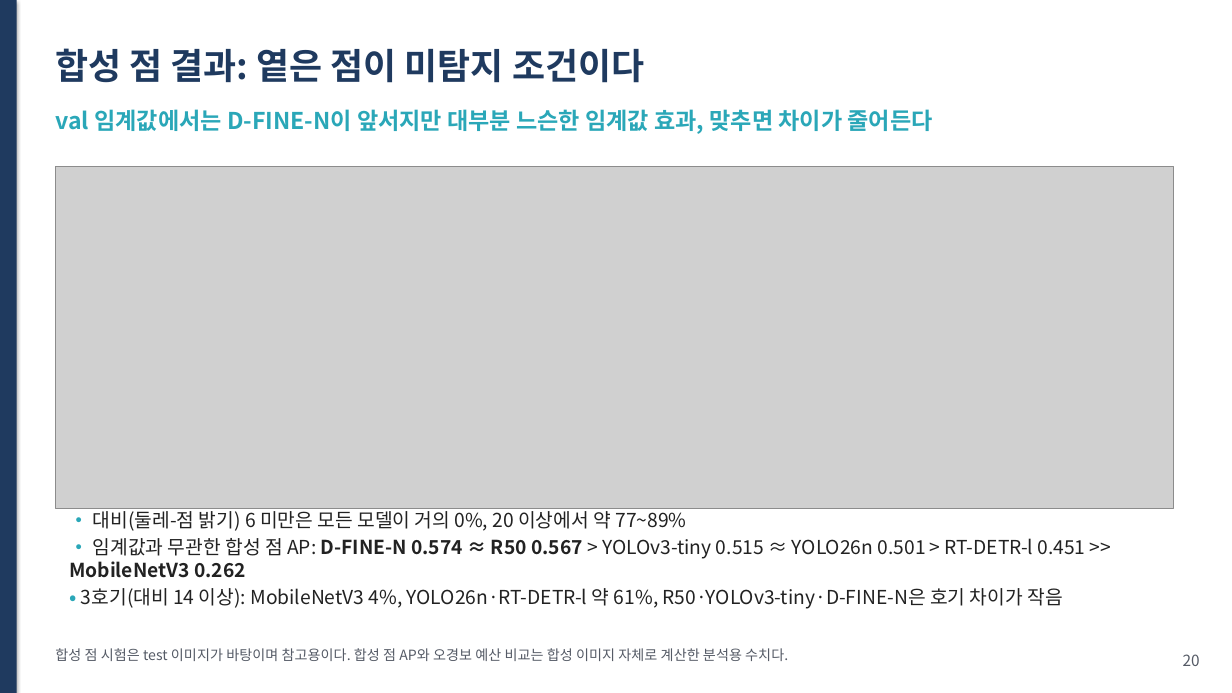
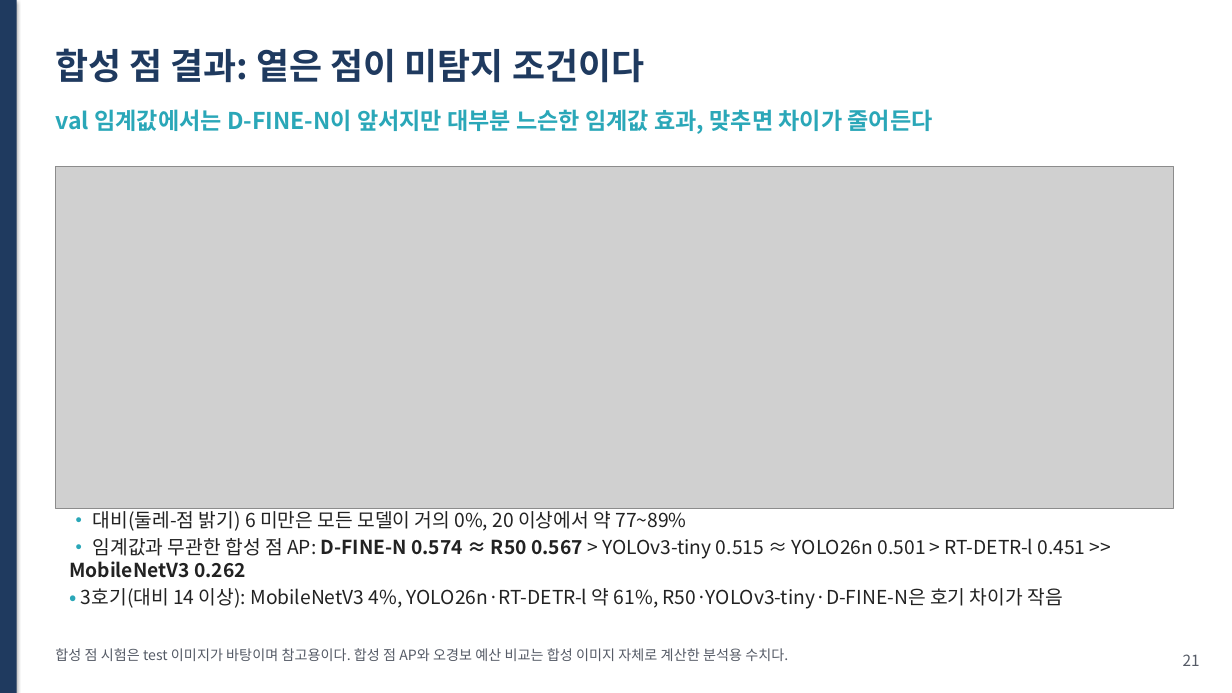
Before and after one commit to hmy7788/kamp_xray_detection, a slide deck: slide 21 of ppt/presentation.pptx (slide 20 before the commit). Drawn at 1232x693 pixels with LibreOffice and Linux fonts; fonts in the diff are those of the drawing; grey boxes stand for pictures. Boxes give left, top, right and bottom in pixels: in the first picture for what was removed or moved away, otherwise in the second. Text is boxed around its words. In the diff, an @@ line names an element or a change of style, - is before the commit and + after.

```diff
--- a/ppt/presentation.pptx
+++ b/ppt/presentation.pptx
@@ text at [1183,654,1200,666]: text changed @@
-20
+21
```
Also in this commit, not shown: 19 other slides changed, 1 slide added, 4 other files.
